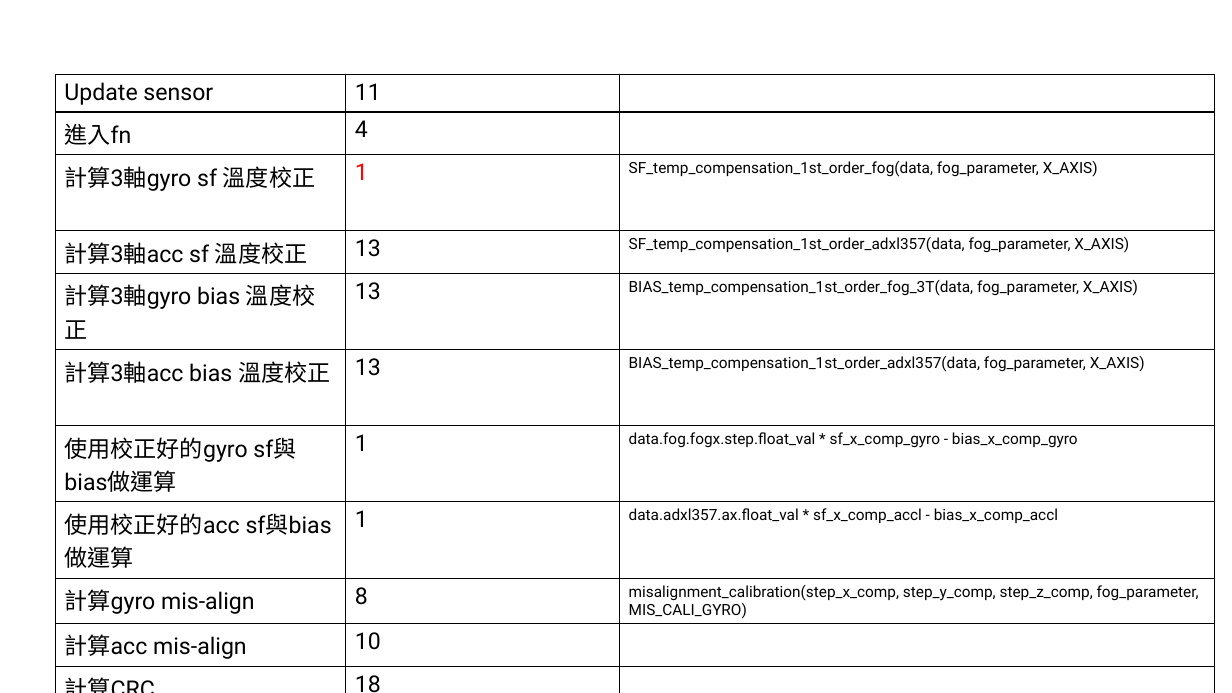
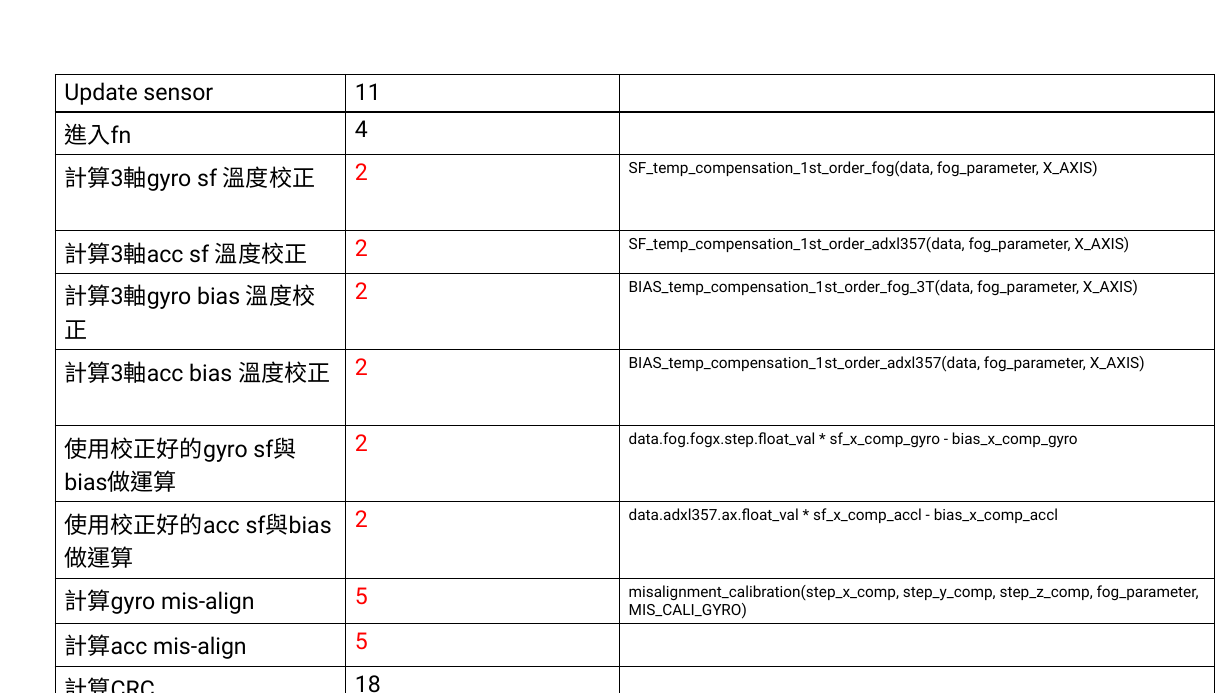
Before and after one commit to adamShiau/adamShiau_FPGA, a slide deck: slide 9 of intel_IP/IRIS/HW_IP/Interface/花費時間測試.pptx. Drawn at 1232x693 pixels with LibreOffice and Linux fonts; fonts in the diff are those of the drawing. Boxes give left, top, right and bottom in pixels: in the first picture for what was removed or moved away, otherwise in the second. Text is boxed around its words. In the diff, an @@ line names an element or a change of style, - is before the commit and + after.

```diff
--- a/intel_IP/IRIS/HW_IP/Interface/花費時間測試.pptx
+++ b/intel_IP/IRIS/HW_IP/Interface/花費時間測試.pptx
@@ table at [55, 75, 1214, 693] @@
-row 3, column 2: 1
+row 3, column 2: 2
-row 4, column 2: 13
+row 4, column 2: 2
-row 5, column 2: 13
+row 5, column 2: 2
-row 6, column 2: 13
+row 6, column 2: 2
-row 7, column 2: 1
+row 7, column 2: 2
-row 8, column 2: 1
+row 8, column 2: 2
-row 9, column 2: 8
+row 9, column 2: 5
-row 10, column 2: 10
+row 10, column 2: 5
```
Also in this commit, not shown: 1 other slide changed, 57 other files.
